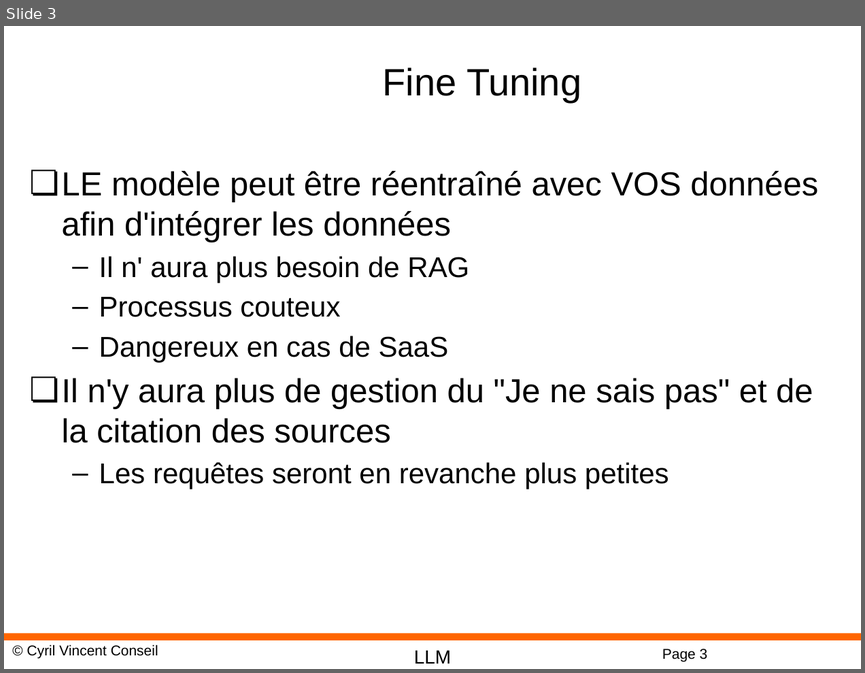
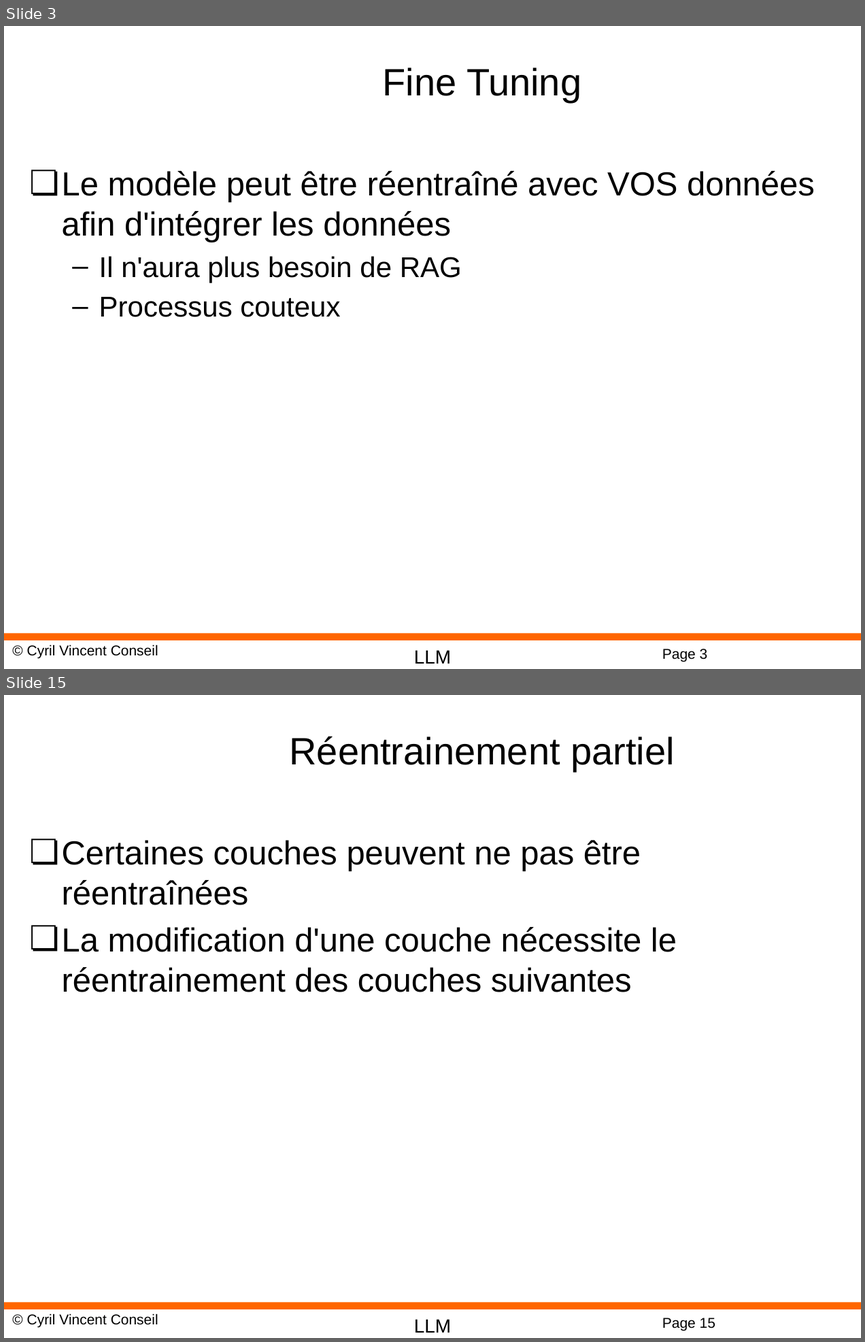
Before and after one commit to cyrilvincent/rag, a slide deck: ppt/RAG13-FineTuning.pptx. Shown one above the other, each under a label of ours: slide 3 before the commit, slides 3 and 15 after it; the slides between them are not shown. The pictures are 865x673 and 865x1342 pixels, drawn with LibreOffice and Linux fonts; fonts in the diff are those of the drawing; background and template pictures are left out. Boxes give left, top, right and bottom in pixels: in the first picture for what was removed or moved away, otherwise in the second. Text is boxed around its words. In the diff, an @@ line names an element or a change of style, - is before the commit and + after.

```diff
--- a/ppt/RAG13-FineTuning.pptx
+++ b/ppt/RAG13-FineTuning.pptx
@@ slide 15 added at [4,695,861,1338], background #FFFFFF; not listed: 4 template elements that a slide beside it also shows @@
@@ title added at [289,736,674,772], 32 pt, text #000000 @@
+Réentrainement partiel
@@ text added at [62,840,677,992], 28 pt, text #000000 @@
+❏ Certaines couches peuvent ne pas être réentraînées
+❏ La modification d'une couche nécessite le réentrainement des couches suivantes
@@ slide 3 changed as well @@
@@ text at [62,171,815,282]: text changed @@
-❏ LE modèle peut être réentraîné avec VOS données afin d'intégrer les données
-  – Il n' aura plus besoin de RAG
+❏ Le modèle peut être réentraîné avec VOS données afin d'intégrer les données
+  – Il n'aura plus besoin de RAG
@@ text at [62,335,813,489]: paragraphs removed @@
-  – Dangereux en cas de SaaS
-❏ Il n'y aura plus de gestion du "Je ne sais pas" et de la citation des sources
-  – Les requêtes seront en revanche plus petites
```
Also in this commit, not shown: 11 other slides added, 47 other files.
